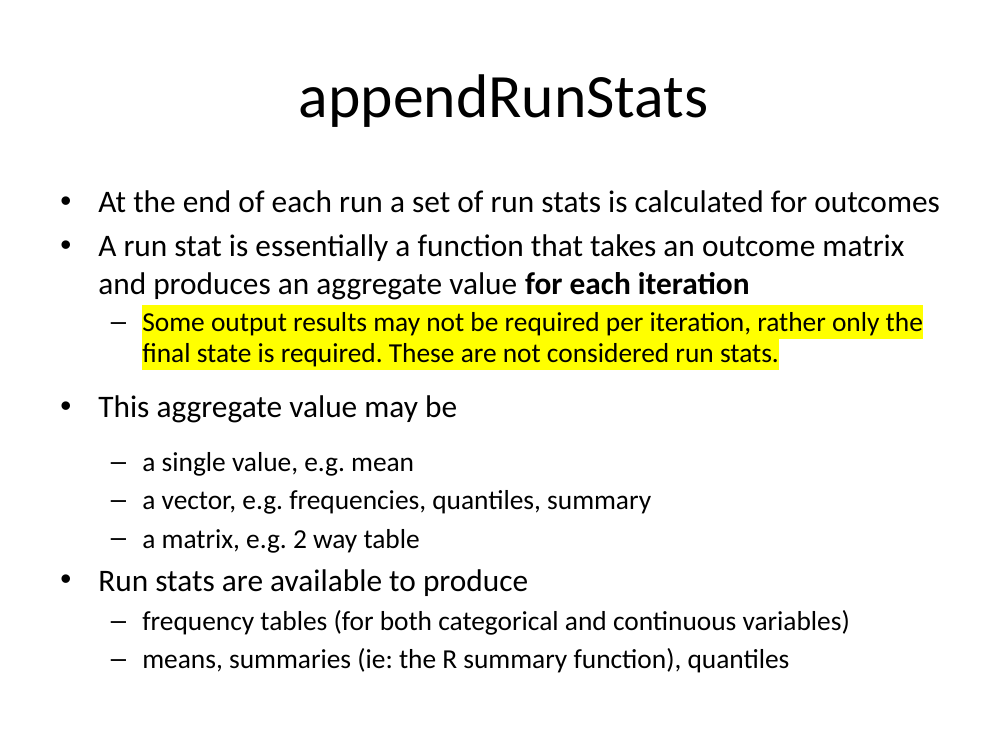
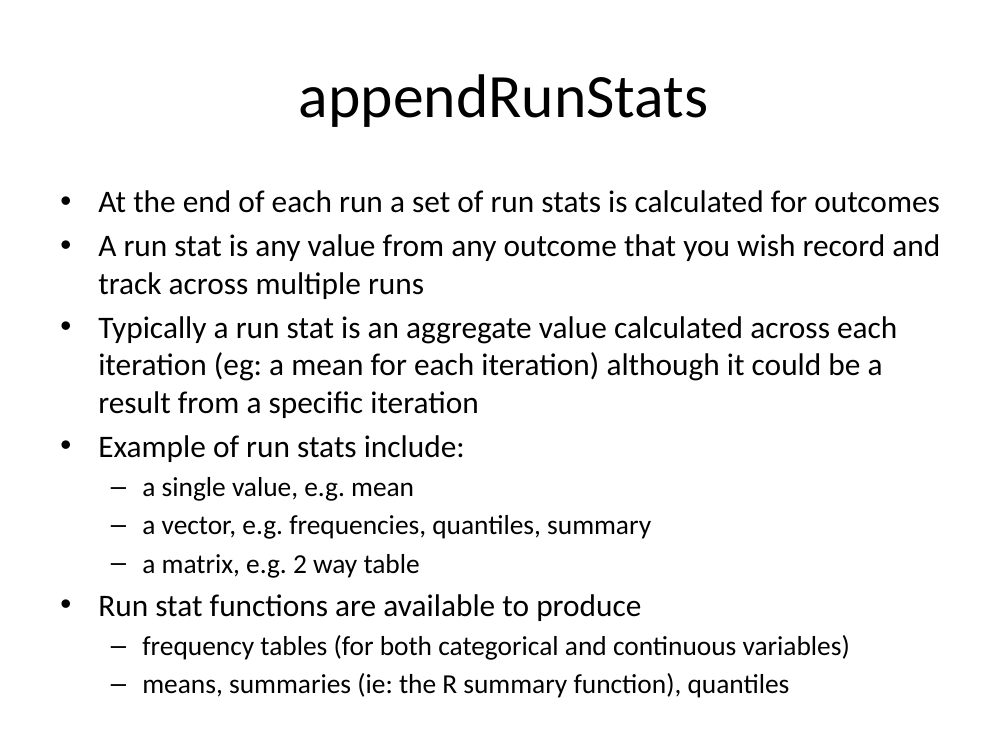
Before and after one commit to compassresearchcentre/simario, a slide deck: slide 24 of src/docs/Simar overview.pptx. Drawn at 1008x756 pixels with LibreOffice and Linux fonts; fonts in the diff are those of the drawing. Boxes give left, top, right and bottom in pixels: in the first picture for what was removed or moved away, otherwise in the second. Text is boxed around its words. In the diff, an @@ line names an element or a change of style, - is before the commit and + after.

Commit message:
renamed runs -> runstats
renamed runs -> runstats, runs.averaged ->
runstats.collated, calcFinalResult -> collateRunStats

```diff
--- a/src/docs/Simar overview.pptx
+++ b/src/docs/Simar overview.pptx
@@ text at [98,234,940,462]: text changed @@
-• A run stat is essentially a function that takes an outcome matrix and produces an aggregate value for each iteration
-  – Some output results may not be required per iteration, rather only the final state is required. These are not considered run stats.
-• This aggregate value may be
+• A run stat is any value from any outcome that you wish record and track across multiple runs
+• Typically a run stat is an aggregate value calculated across each iteration (eg: a mean for each iteration) although it could be a result from a specific iteration
+• Example of run stats include:
@@ text at [98,594,641,621]: text changed @@
-• Run stats are available to produce
+• Run stat functions are available to produce
```
Also in this commit, not shown: 5 other slides changed, 11 other files.
